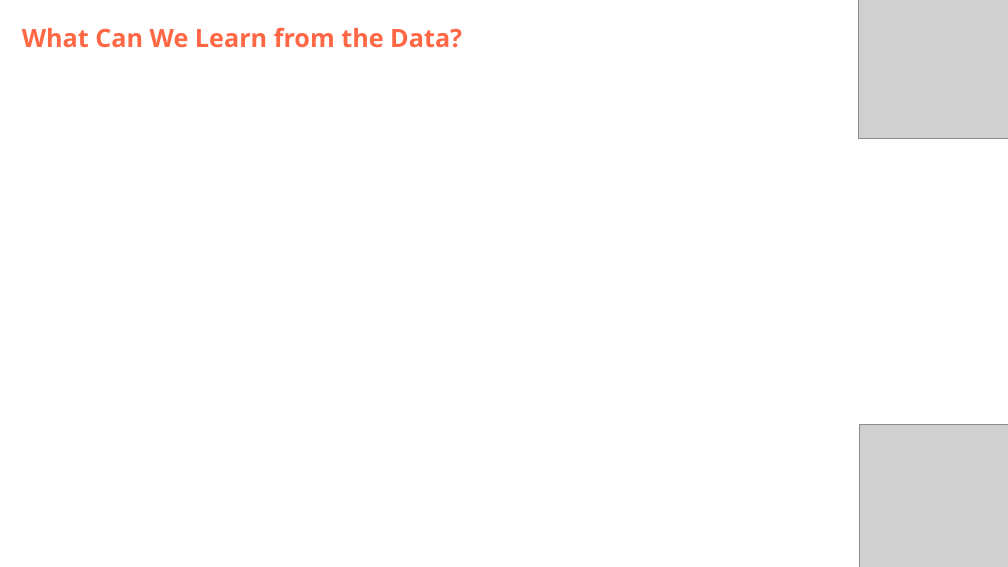
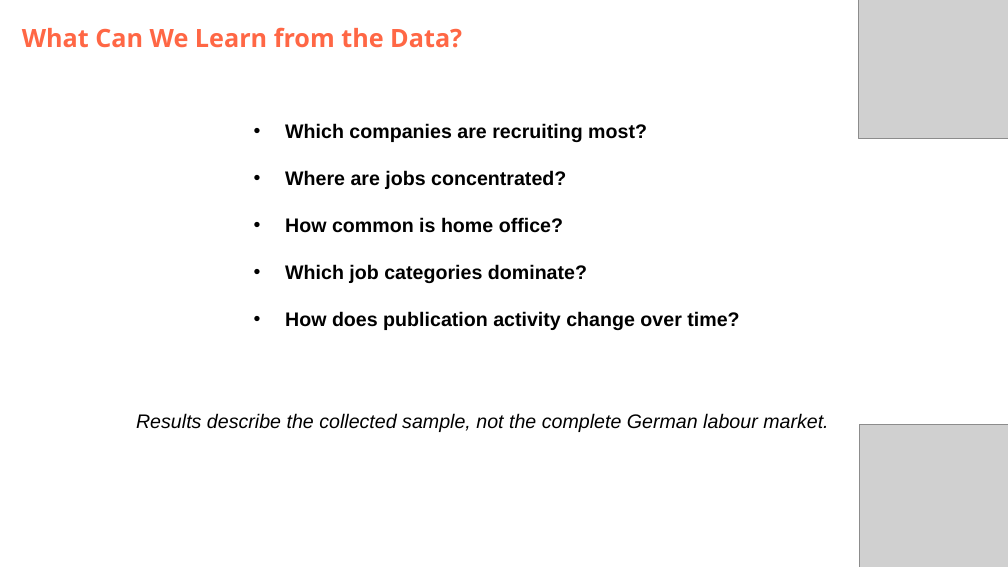
Before and after one commit to DataScientest-Studio/jun26bde-job-market, a slide deck: slide 12 of docs/defence/Defence.pptx (slide 16 before the commit). Drawn at 1008x567 pixels with LibreOffice and Linux fonts; fonts in the diff are those of the drawing; grey boxes stand for pictures; background and template pictures are left out. Boxes give left, top, right and bottom in pixels: in the first picture for what was removed or moved away, otherwise in the second. Text is boxed around its words. In the diff, an @@ line names an element or a change of style, - is before the commit and + after.

```diff
--- a/docs/defence/Defence.pptx
+++ b/docs/defence/Defence.pptx
@@ text added at [285,123,739,330], 14 pt, text #000000, bold @@
+• Which companies are recruiting most?
+• Where are jobs concentrated?
+• How common is home office?
+• Which job categories dominate?
+• How does publication activity change over time?
@@ text added at [136,413,828,432], 14 pt, text #000000, italic @@
+Results describe the collected sample, not the complete German labour market.
```
Also in this commit, not shown: 8 other slides changed, 2 slides added, 6 slides removed, 7 other files.
